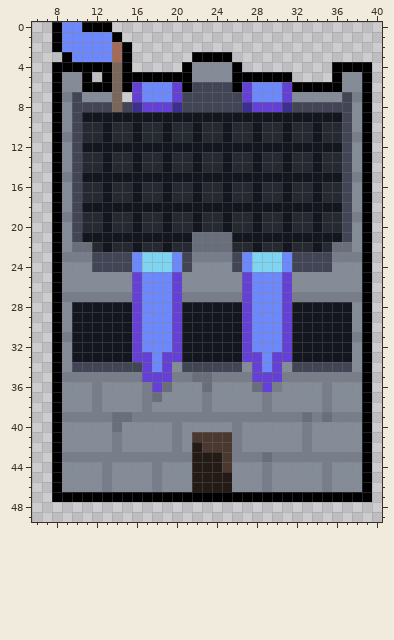
Pixel-art file, stored at packages/client/src/assets/tower.aseprite. The picture above was drawn from the file before the commit.
48x64 pixels, 1 frame. Colours within 5 levels of each other are drawn and written as one. Shown: x 6..40, y 0..49.
The same view after the edit:
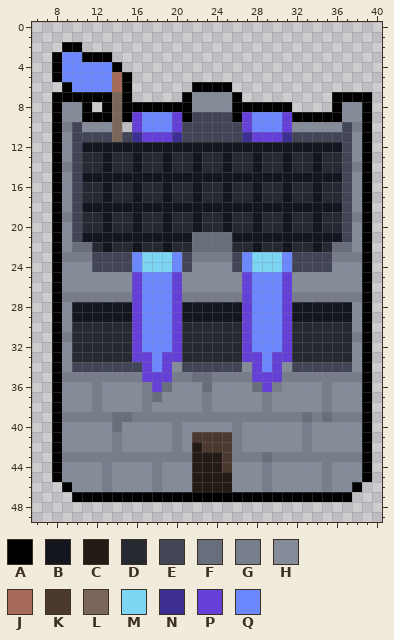
Palette (. is transparent): A #000000  B #14161f  C #241a16  D #252a32  E #424556  F #696e7d  G #777d8b  H #858c99  J #a56b58  K #4b392f  L #7a6759  M #7bd5f3  N #3d2e93  P #6440d8  Q #6c88ff
Difference:
@@ x 6..40 @@
- 0 ..AQQAAA...........................
- 1 ..AQQQQQA..........................
- 2 ..AQQQQQJA.........................
- 3 ...AQQQQJA......AAAA...............
- 4 ..AAAAAALA.....AHHHHA.........AAAA.
- 5 ..AHHA.ALAAAAAAAHHHHAAAAAA....AHHA.
- 6 ..AHHAAALAPQQQPAEEEEAPQQQPAAAAAHHA.
- 7 ..AGEHHHL.PQQQPEEEEEEPQQQPHHHHHEGA.
- 8 ..AHEEEELENPPPNEEEEEENPPPNEEEEEEHA.
- 9 ..AHEBBBBBBBBBBBBBBBBBBBBBBBBBBEHA.
-10 ..AHEDDBDDBDDBDDBDDBDDBDDBDDBDDEHA.
-11 ..AGEDDBDDBDDBDDBDDBDDBDDBDDBDDEGA.
+ 0 ...................................
+ 1 ...................................
+ 2 ...AA..............................
+ 3 ..AQQAAA...........................
+ 4 ..AQQQQQA..........................
+ 5 ..AQQQQQJA.........................
+ 6 ...AQQQQJA......AAAA...............
+ 7 ..AAAAAALA.....AHHHHA.........AAAA.
+ 8 ..AHHA.ALAAAAAAAHHHHAAAAAA....AHHA.
+ 9 ..AHHAAALAPQQQPAEEEEAPQQQPAAAAAHHA.
+10 ..AGEHHHL.PQQQPEEEEEEPQQQPHHHHHEGA.
+11 ..AHEEEELENPPPNEEEEEENPPPNEEEEEEHA.
 12 ..AHEBBBBBBBBBBBBBBBBBBBBBBBBBBEHA.
 13 ..AHEDDBDDBDDBDDBDDBDDBDDBDDBDDEHA.
-14 ..AHEDDBDDBDDBDDBDDBDDBDDBDDBDDEHA.
-15 ..AGEBBBBBBBBBBBBBBBBBBBBBBBBBBEGA.
+14 ..AGEDDBDDBDDBDDBDDBDDBDDBDDBDDEGA.
+15 ..AHEBBBBBBBBBBBBBBBBBBBBBBBBBBEHA.
 16 ..AHEDDBDDBDDBDDBDDBDDBDDBDDBDDEHA.
@@ x 6..40 @@
 29 ..AHBBBBBBPQQQPBBBBBBPQQQPBBBBBBHA.
-30 ..AHBBBBBBPQQQPBBBBBBPQQQPBBBBBBHA.
-31 ..AGBBBBBBPQQQPBBBBBBPQQQPBBBBBBGA.
-32 ..AHBBBBBBPQQQPBBBBBBPQQQPBBBBBBHA.
-33 ..AHBBBBBBPPQPPBBBBBBPPQPPBBBBBBHA.
+30 ..AHDDDDDDPQQQPDDDDDDPQQQPDDDDDDHA.
+31 ..AGDDDDDDPQQQPDDDDDDPQQQPDDDDDDGA.
+32 ..AHDDDDDDPQQQPDDDDDDPQQQPDDDDDDHA.
+33 ..AHDDDDDDPPQPPDDDDDDPPQPPDDDDDDHA.
 34 ..AHEEEEEEEPQPHEEEEEEHPQPHEEEEEEHA.
@@ x 6..40 @@
 45 ..AHHHHGHHHHGHHHCCCCHHHGHHHHHGHHHA.
-46 ..AHHHHGHHHHGHHHCCCCHHHGHHHHHGHHHA.
-47 ..AAAAAAAAAAAAAAAAAAAAAAAAAAAAAAAA.
+46 ...AHHHGHHHHGHHHCCCCHHHGHHHHHGHHA..
+47 ....AAAAAAAAAAAAAAAAAAAAAAAAAAAA...
 48 ...................................
